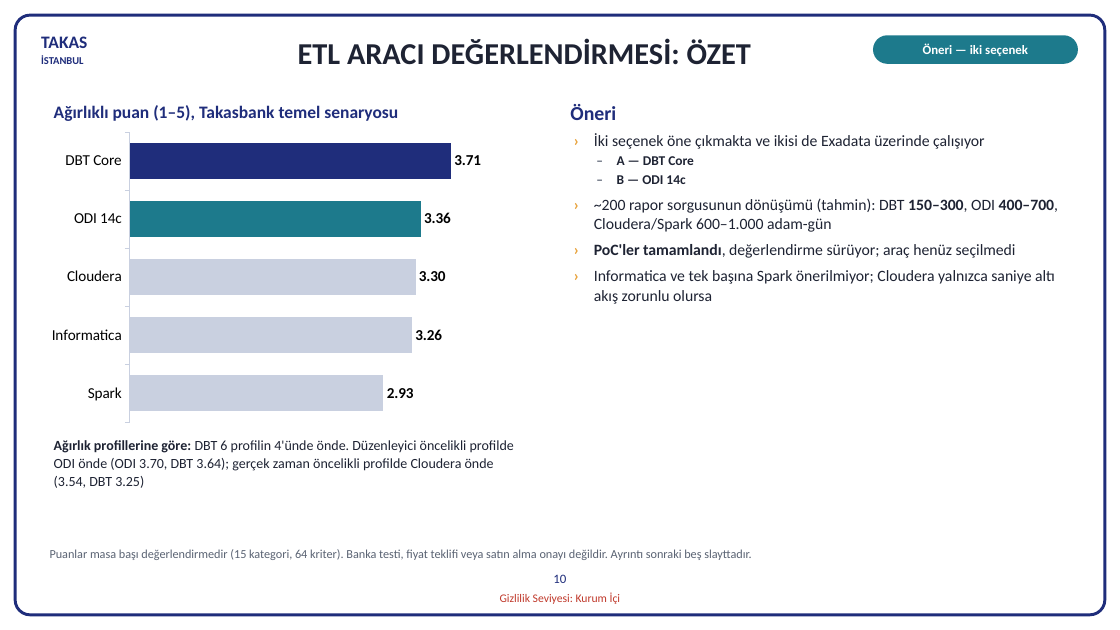
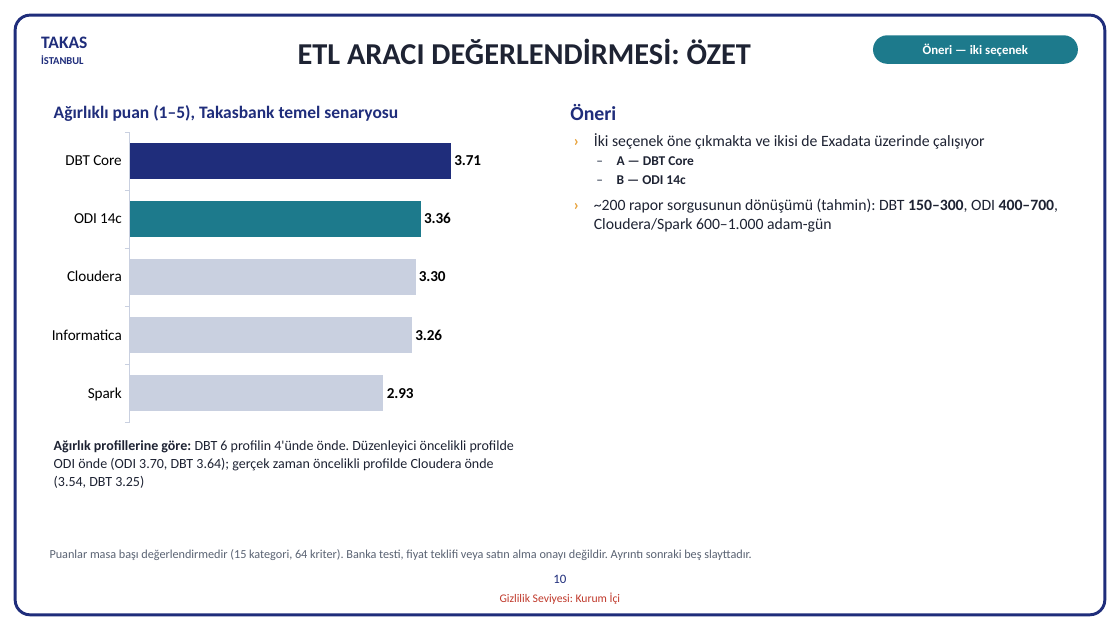
Before and after one commit to hanifidemirel0/Cursor-Projects, a slide deck: slide 10 of outputs/dwh-sunum-kasim-2026/5 - DWHSunum_Kasim2026.pptx. Drawn at 1120x630 pixels with LibreOffice and Linux fonts; fonts in the diff are those of the drawing. Boxes give left, top, right and bottom in pixels: in the first picture for what was removed or moved away, otherwise in the second. Text is boxed around its words. In the diff, an @@ line names an element or a change of style, - is before the commit and + after.

```diff
--- a/outputs/dwh-sunum-kasim-2026/5 - DWHSunum_Kasim2026.pptx
+++ b/outputs/dwh-sunum-kasim-2026/5 - DWHSunum_Kasim2026.pptx
@@ text at (594, 244, 1055, 304): paragraphs removed @@
-› PoC'ler tamamlandı, değerlendirme sürüyor; araç henüz seçilmedi
-› Informatica ve tek başına Spark önerilmiyor; Cloudera yalnızca saniye altı akış zorunlu olursa
```
Also in this commit, not shown: 2 other files.
